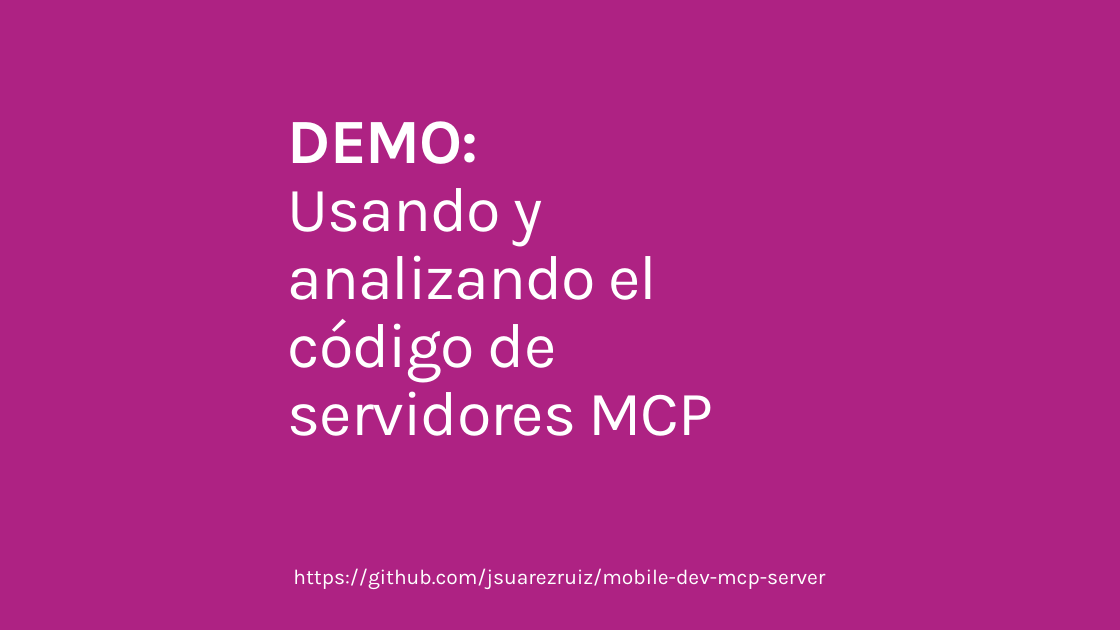
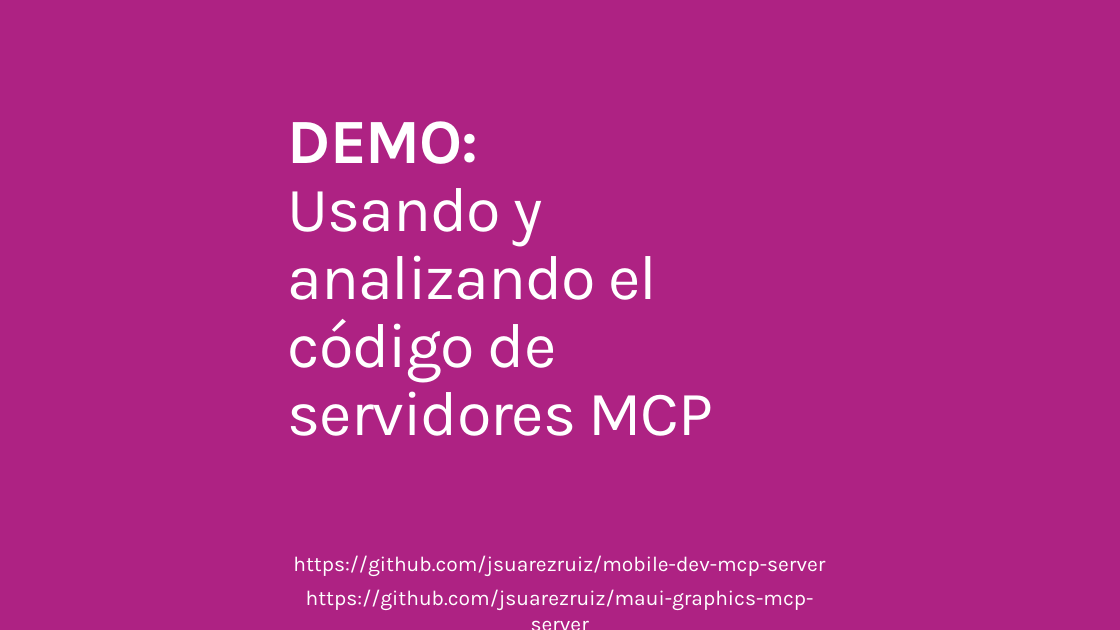
Before and after one commit to jsuarezruiz/sevilladotnet-mcp-materials, a slide deck: slide 42 of introduccion-mcp.pptx. Drawn at 1120x630 pixels with LibreOffice and Linux fonts; fonts in the diff are those of the drawing. Boxes give left, top, right and bottom in pixels: in the first picture for what was removed or moved away, otherwise in the second. Text is boxed around its words. In the diff, an @@ line names an element or a change of style, - is before the commit and + after.

```diff
--- a/introduccion-mcp.pptx
+++ b/introduccion-mcp.pptx
@@ text "https://github.com/jsuarezruiz/mobile-dev-mcp-server": place and size @@
-text "https://github.com/jsuarezruiz/mobile-dev-mcp-server" at <box>293,568,825,589</box>
+text "https://github.com/jsuarezruiz/mobile-dev-mcp-server" at <box>293,555,825,576</box>
@@ text added at <box>306,589,814,610</box>, 18 pt, text #FFFFFF @@
+https://github.com/jsuarezruiz/maui-graphics-mcp-server
```
Also in this commit, not shown: 1 other slide changed.
